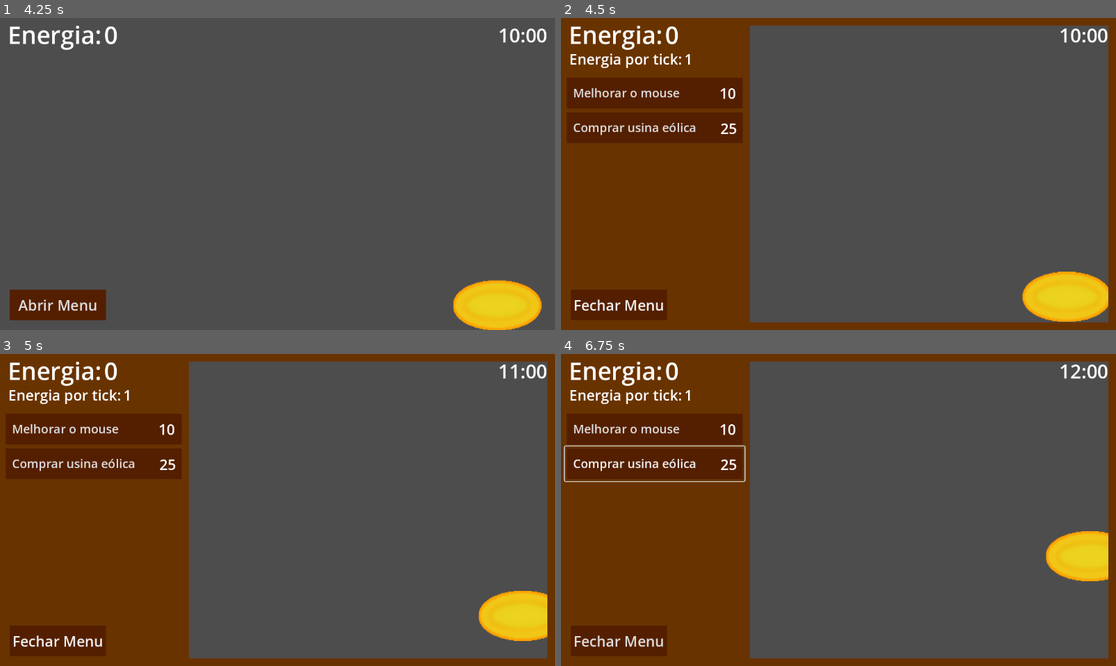
Above: before the commit, frames 1-4 (two rows, left to right).
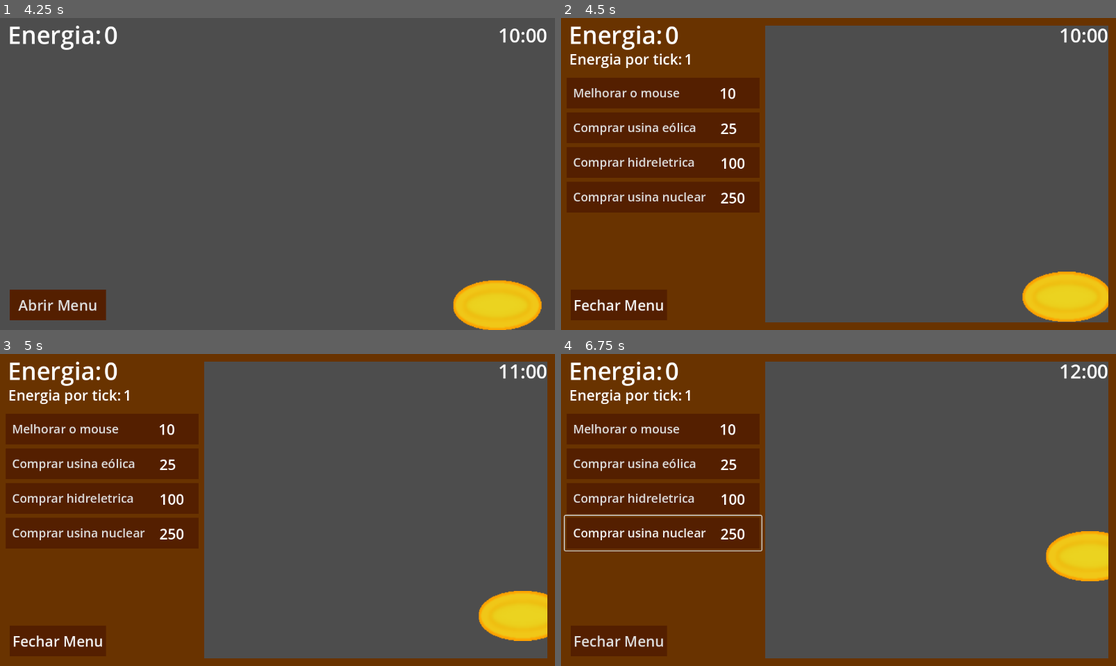
Above: after the commit, the same moments.

Repository: c-sandro/projetoAlvorada
Game: Godot game, scene res://Main.tscn
Same seed, same stepped clock (60 frames per second), same inputs: the game is played once before the commit and once after it.
Inputs (mouse positions are in pixels of both pictures, inside the frame that each line leads up to):
- Up to frame 1 (4.25 s): move the mouse to (371, 227) at 0.52 s; move the mouse to (166, 189) at 1.27 s; move the mouse to (333, 105) at 2.02 s; move the mouse to (249, 236) at 2.77 s; move the mouse to (444, 220) at 3.52 s
- Up to frame 2 (4.5 s): click "Abrir Menu" at 4.25 s
- Up to frame 3 (5 s): no input
- Up to frame 4 (6.75 s): click "Comprar usina eólica" at 5 s; click (660, 497) at 5.75 s, where only the run after the commit has a clickable "Comprar hidreletrica"; click (660, 531) at 6.5 s, where only the run after the commit has a clickable "Comprar usina nuclear"

Frame 1 is identical in both runs. In frame 2, 3.4% of the frame differs, in the area x 2-37%, y 2-98%; in frame 3, 3.4%; in frame 4, 4.1%, in the area x 0-37%, y 2-98%.

Commit message:
implementação de mais construções

Diff:
--- a/godot/BuildingsManager.tscn
+++ b/godot/BuildingsManager.tscn
@@ -25,4 +25,32 @@
 [node name="WindPowerTimer" type="Timer" parent="WindPower"]
 script = ExtResource("2_cp4ie")
 
+[node name="WaterPower" type="Node" parent="."]
+
+[node name="WaterPowerPlant" parent="WaterPower" node_paths=PackedStringArray("buildingTimer") instance=ExtResource("2_exgfd")]
+offset_left = 786.0
+offset_top = 244.0
+offset_right = -304.0
+offset_bottom = -363.0
+color = Color(0, 0.666667, 0.666667, 1)
+buildingTimer = NodePath("../WaterPowerTimer")
+
+[node name="WaterPowerTimer" type="Timer" parent="WaterPower"]
+script = ExtResource("2_cp4ie")
+
+[node name="NuclearPower" type="Node" parent="."]
+
+[node name="NuclearPowerPlant" parent="NuclearPower" node_paths=PackedStringArray("buildingTimer") instance=ExtResource("2_exgfd")]
+offset_left = 220.0
+offset_top = 140.0
+offset_right = -875.0
+offset_bottom = -449.0
+color = Color(0, 0.741176, 0.34902, 1)
+buildingTimer = NodePath("../NuclearPowerTimer")
+
+[node name="NuclearPowerTimer" type="Timer" parent="NuclearPower"]
+script = ExtResource("2_cp4ie")
+
 [connection signal="timeout" from="WindPower/WindPowerTimer" to="." method="_on_wind_power_timer_timeout"]
+[connection signal="timeout" from="WaterPower/WaterPowerTimer" to="." method="_on_water_power_timer_timeout"]
+[connection signal="timeout" from="NuclearPower/NuclearPowerTimer" to="." method="_on_nuclear_power_timer_timeout"]
--- a/godot/HUD.tscn
+++ b/godot/HUD.tscn
@@ -70,7 +70,7 @@
 layout_mode = 1
 anchors_preset = 9
 anchor_bottom = 1.0
-offset_right = 392.0
+offset_right = 424.0
 grow_vertical = 2
 color = Color(0.411765, 0.2, 0, 1)
 
--- a/godot/Main.tscn
+++ b/godot/Main.tscn
@@ -1,6 +1,6 @@
 [gd_scene load_steps=9 format=3 uid="uid://bcavmedvv7ixd"]
 
-[ext_resource type="PackedScene" uid="uid://c8augt8na75pj" path="res://Sun.tscn" id="1_3evlm"]
+[ext_resource type="PackedScene" uid="uid://c8augt8na75pj" path="res://sun.tscn" id="1_3evlm"]
 [ext_resource type="PackedScene" uid="uid://c65tpy6cg0s5n" path="res://HUD.tscn" id="1_akrkt"]
 [ext_resource type="Script" path="res://scripts/MouseBar.gd" id="2_7purf"]
 [ext_resource type="PackedScene" uid="uid://bwbar086b16s3" path="res://BuildingsManager.tscn" id="3_1oy0q"]
@@ -14,7 +14,7 @@
 
 [sub_resource type="GradientTexture2D" id="GradientTexture2D_8p3oh"]
 gradient = SubResource("Gradient_etd4f")
-width = 365
+width = 400
 
 [node name="Main" type="Node2D"]
 material = SubResource("CanvasItemMaterial_0hwuq")
@@ -94,6 +94,60 @@
 text = "25"
 horizontal_alignment = 2
 
+[node name="WaterPowerBuy" type="Button" parent="HUD/Buttons"]
+layout_mode = 1
+anchors_preset = 4
+anchor_top = 0.5
+anchor_bottom = 0.5
+offset_left = 8.0
+offset_top = 264.0
+offset_right = 381.0
+offset_bottom = 336.0
+grow_vertical = 2
+theme_override_font_sizes/font_size = 25
+text = "  Comprar hidreletrica"
+icon = SubResource("GradientTexture2D_8p3oh")
+flat = true
+alignment = 0
+icon_alignment = 1
+
+[node name="Price" type="Label" parent="HUD/Buttons/WaterPowerBuy"]
+layout_mode = 0
+offset_left = 323.0
+offset_top = 16.0
+offset_right = 357.0
+offset_bottom = 61.0
+theme_override_font_sizes/font_size = 30
+text = "100"
+horizontal_alignment = 2
+
+[node name="NuclearPowerBuy" type="Button" parent="HUD/Buttons"]
+layout_mode = 1
+anchors_preset = 4
+anchor_top = 0.5
+anchor_bottom = 0.5
+offset_left = 8.0
+offset_top = 336.0
+offset_right = 381.0
+offset_bottom = 408.0
+grow_vertical = 2
+theme_override_font_sizes/font_size = 25
+text = "  Comprar usina nuclear"
+icon = SubResource("GradientTexture2D_8p3oh")
+flat = true
+alignment = 0
+icon_alignment = 1
+
+[node name="Price" type="Label" parent="HUD/Buttons/NuclearPowerBuy"]
+layout_mode = 0
+offset_left = 323.0
+offset_top = 16.0
+offset_right = 357.0
+offset_bottom = 61.0
+theme_override_font_sizes/font_size = 30
+text = "250"
+horizontal_alignment = 2
+
 [node name="MouseBar" type="Control" parent="HUD"]
 layout_mode = 3
 anchors_preset = 0
@@ -133,6 +187,7 @@
 horizontal_alignment = 2
 
 [node name="BuildingsManager" parent="." node_paths=PackedStringArray("sunEnergyManager") instance=ExtResource("3_1oy0q")]
+visible = false
 z_index = 1
 sunEnergyManager = NodePath("../SunEnergyManager")
 
@@ -146,6 +201,8 @@
 
 [connection signal="button_down" from="HUD/Buttons/MouseUpgrade" to="SunEnergyManager" method="_on_mouse_upgrade_button_down"]
 [connection signal="button_down" from="HUD/Buttons/WindPowerBuy" to="BuildingsManager" method="_on_wind_power_buy_button_down"]
+[connection signal="button_down" from="HUD/Buttons/WaterPowerBuy" to="BuildingsManager" method="_on_water_power_buy_button_down"]
+[connection signal="button_down" from="HUD/Buttons/NuclearPowerBuy" to="BuildingsManager" method="_on_nuclear_power_buy_button_down"]
 [connection signal="buildingTick" from="BuildingsManager" to="SunEnergyManager" method="_on_buildings_manager_building_tick"]
 [connection signal="mouse_entered" from="Sun" to="HUD/MouseBar" method="_on_sun_mouse_entered"]
 [connection signal="mouse_entered" from="Sun" to="SunEnergyManager" method="_on_sun_mouse_entered"]
--- a/godot/classes/ScreenBuilding.tscn
+++ b/godot/classes/ScreenBuilding.tscn
@@ -28,18 +28,18 @@
 anchor_top = -14.628
 anchor_right = 19.163
 anchor_bottom = 1.572
-offset_left = 441.48
+offset_left = 450.48
 offset_top = 545.12
-offset_right = -682.52
+offset_right = -673.52
 offset_bottom = -2.88
 mouse_filter = 2
 color = Color(0.239216, 0.239216, 0.239216, 1)
 
 [node name="HowFull" type="ColorRect" parent="ProgressBar"]
 layout_mode = 0
-offset_left = 58.0
+offset_left = 67.0
 offset_top = -38.0
-offset_right = 82.0
+offset_right = 91.0
 offset_bottom = 58.0
 rotation = 3.14159
 pivot_offset = Vector2(12, 48)
--- a/godot/scripts/BuildingsManager.gd
+++ b/godot/scripts/BuildingsManager.gd
@@ -1,6 +1,6 @@
 extends Control
 
-@export var buildings: Array = [Timer]
+@export var buildings: Array = [Timer, Timer, Timer]
 @export var sunEnergyManager: Node
 
 signal buildingTick
@@ -9,6 +9,10 @@
 
 	buildings[0] = $WindPower/WindPowerTimer
 	buildings[0].startBuilding(25,1,10)
+	buildings[1] = $WaterPower/WaterPowerTimer
+	buildings[1].startBuilding(100,5,20)
+	buildings[2] = $NuclearPower/NuclearPowerTimer
+	buildings[2].startBuilding(250,10,15)
 
 func completeBuildingTimer(value):
 	buildingTick.emit(value)
@@ -20,7 +24,7 @@
 
 	sunEnergyManager.sunTotal -= buildings[0].cost
 	buildings[0].quantity += 1
-	buildings[0].cost = roundi(buildings[0].basePrice )#* (1.15 ** buildings[0].quantity))
+	buildings[0].cost = roundi(buildings[0].basePrice * (1.15 ** buildings[0].quantity))
 
 	sunEnergyManager.changeSunCountHUD()
 
@@ -45,3 +49,68 @@
 
 func _on_wind_power_timer_timeout():
 	completeBuildingTimer(buildings[0].sunGained * buildings[0].quantity)
+
+
+func _on_water_power_buy_button_down():
+	if(sunEnergyManager.sunTotal < buildings[1].cost):
+		return
+
+	sunEnergyManager.sunTotal -= buildings[1].cost
+	buildings[1].quantity += 1
+	buildings[1].cost = roundi(buildings[1].basePrice * (1.15 ** buildings[1].quantity))
+
+	sunEnergyManager.changeSunCountHUD()
+
+	sunEnergyManager.changeBuildingPriceHUD(1, buildings[1].cost)
+
+	if(buildings[1].quantity == 1):
+		buildings[1].start()
+		$WaterPower/WaterPowerPlant.visible = true
+		$WaterPower/WaterPowerPlant.startBuilding()
+	elif(buildings[1].quantity == 10):
+		buildings[1].buildingMark1()
+	elif(buildings[1].quantity == 25):
+		buildings[1].buildingMark2()
+	elif(buildings[1].quantity == 50):
+		buildings[1].buildingMark3()
+	elif(buildings[1].quantity == 100):
+		buildings[1].buildingMark4()
+
+	$WaterPower/WaterPowerPlant.updateBuilding(buildings[1].sunGained,
+								$WaterPower/WaterPowerTimer.wait_time,
+											  buildings[1].quantity)
+
+func _on_water_power_timer_timeout():
+	completeBuildingTimer(buildings[1].sunGained * buildings[1].quantity)
+
+func _on_nuclear_power_buy_button_down():
+	if(sunEnergyManager.sunTotal < buildings[2].cost):
+		return
+
+	sunEnergyManager.sunTotal -= buildings[2].cost
+	buildings[2].quantity += 2
+	buildings[2].cost = roundi(buildings[2].basePrice * (1.15 ** buildings[2].quantity))
+
+	sunEnergyManager.changeSunCountHUD()
+
+	sunEnergyManager.changeBuildingPriceHUD(2, buildings[2].cost)
+
+	if(buildings[2].quantity == 2):
+		buildings[2].start()
+		$NuclearPower/NuclearPowerPlant.visible = true
+		$NuclearPower/NuclearPowerPlant.startBuilding()
+	elif(buildings[2].quantity == 10):
+		buildings[2].buildingMark2()
+	elif(buildings[2].quantity == 25):
+		buildings[2].buildingMark2()
+	elif(buildings[2].quantity == 50):
+		buildings[2].buildingMark3()
+	elif(buildings[2].quantity == 100):
+		buildings[2].buildingMark4()
+
+	$NuclearPower/NuclearPowerPlant.updateBuilding(buildings[2].sunGained,
+								$NuclearPower/NuclearPowerTimer.wait_time,
+											  buildings[2].quantity)
+
+func _on_nuclear_power_timer_timeout():
+	completeBuildingTimer(buildings[2].sunGained * buildings[2].quantity)
--- a/godot/scripts/HUD.gd
+++ b/godot/scripts/HUD.gd
@@ -22,6 +22,10 @@
 func _on_sun_energy_manager_building_bought(building, newPrice):
 	if(building == 0):
 		$Buttons/WindPowerBuy/Price.text = str(newPrice)
+	elif(building == 1):
+		$Buttons/WaterPowerBuy/Price.text = str(newPrice)
+	elif(building == 2):
+		$Buttons/NuclearPowerBuy/Price.text = str(newPrice)
 
 func _on_sun_time_elapsed(dayTime):
 	$Time.text = str(dayTime) + ":00"
Not shown, changed: game.console.exe
Not shown, changed: game.pck
